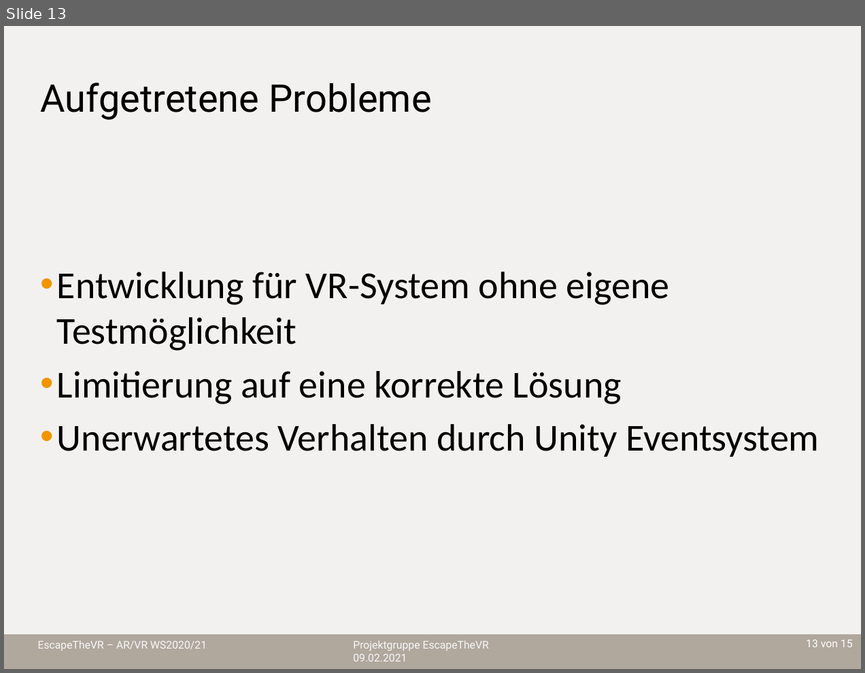
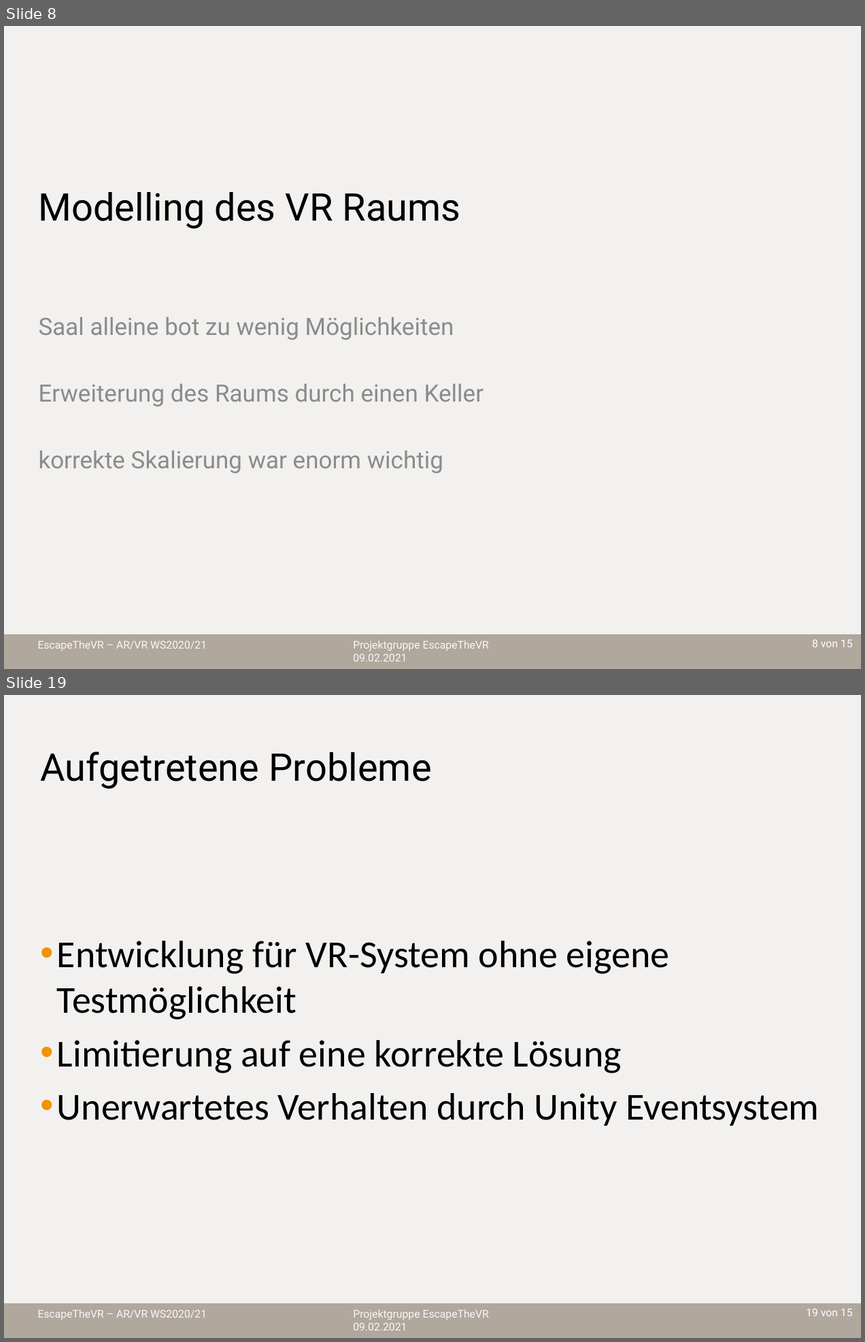
Before and after one commit to sebastian-steindl/EscapeTheVR, a slide deck: Präsentation.pptx. Shown one above the other, each under a label of ours: slide 13 before the commit, slides 8 and 19 after it; the slides between them are not shown. The pictures are 865x673 and 865x1342 pixels, drawn with LibreOffice and Linux fonts; fonts in the diff are those of the drawing; background and template pictures are left out. Boxes give left, top, right and bottom in pixels: in the first picture for what was removed or moved away, otherwise in the second. Text is boxed around its words. In the diff, an @@ line names an element or a change of style, - is before the commit and + after.

```diff
--- a/Präsentation.pptx
+++ b/Präsentation.pptx
@@ slide 8 added at box(4, 26, 861, 669), background #FFFFFF; not listed: 5 template elements that a slide beside it also shows @@
@@ title added at box(39, 192, 461, 229), 32 pt, text #000000 @@
+Modelling des VR Raums
@@ text added at box(39, 317, 484, 473), 20 pt, text #8C8C8C @@
+Saal alleine bot zu wenig Möglichkeiten
+Erweiterung des Raums durch einen Keller
+korrekte Skalierung war enorm wichtig
@@ what was slide 13 is now slide 19 @@
@@ page number at box(806, 1308, 853, 1316): text changed @@
-13 von 15
+19 von 15
```
Also in this commit, not shown: 8 slides changed, 5 other slides added.
